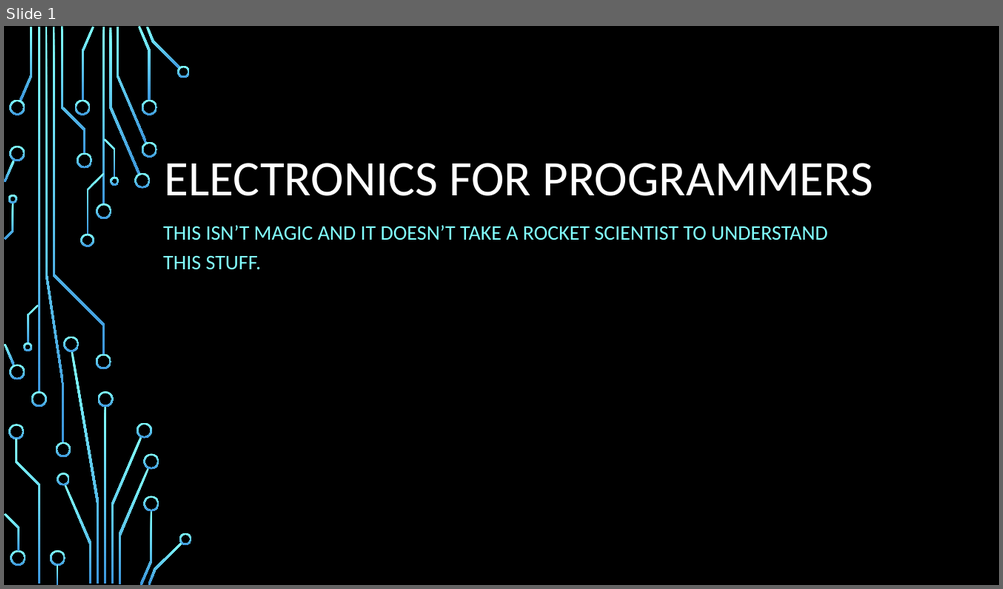
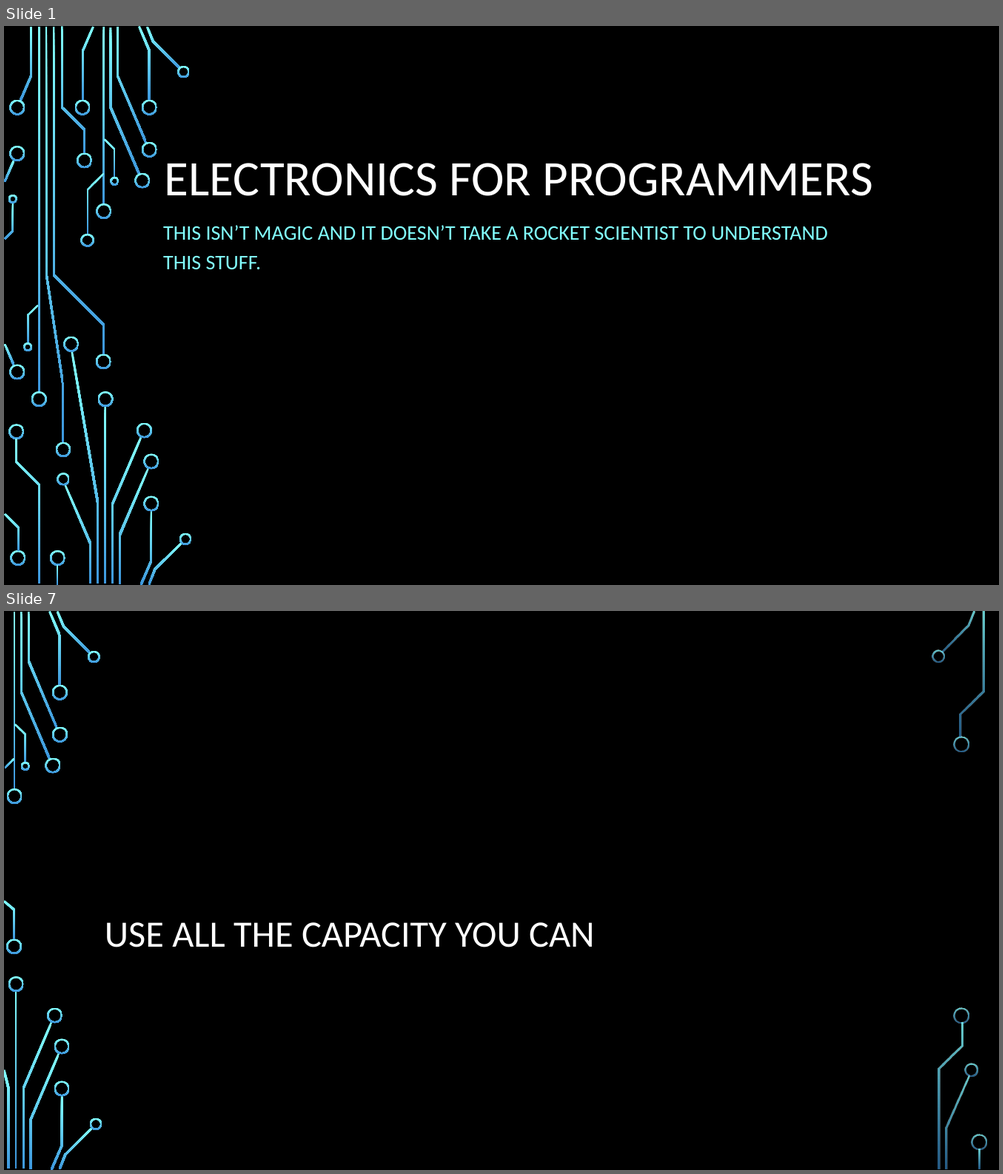
Before and after one commit to pulcher/electronics-for-programmers, a slide deck: e4p-presentation.pptx. Shown one above the other, each under a label of ours: slide 1 before the commit, slides 1 and 7 after it; the slides between them are not shown. The pictures are 1003x589 and 1003x1174 pixels, drawn with LibreOffice and Linux fonts; fonts in the diff are those of the drawing; background and template pictures are left out. Boxes give left, top, right and bottom in pixels: in the first picture for what was removed or moved away, otherwise in the second. Text is boxed around its words. In the diff, an @@ line names an element or a change of style, - is before the commit and + after.

```diff
--- a/e4p-presentation.pptx
+++ b/e4p-presentation.pptx
@@ slide 7 added at (x1=4, y1=611, x2=999, y2=1170), background picture (left out) @@
@@ title added at (x1=105, y1=923, x2=595, y2=948), 36 pt, text #FFFFFF @@
+USE ALL THE CAPACITY YOU CAN
@@ group added at (x1=4, y1=611, x2=987, y2=1170): 33 freeform shapes, 3 rectangles @@
```
Also in this commit, not shown: 1 slide changed, 11 other slides added, 1 slide removed, 1 other file.
